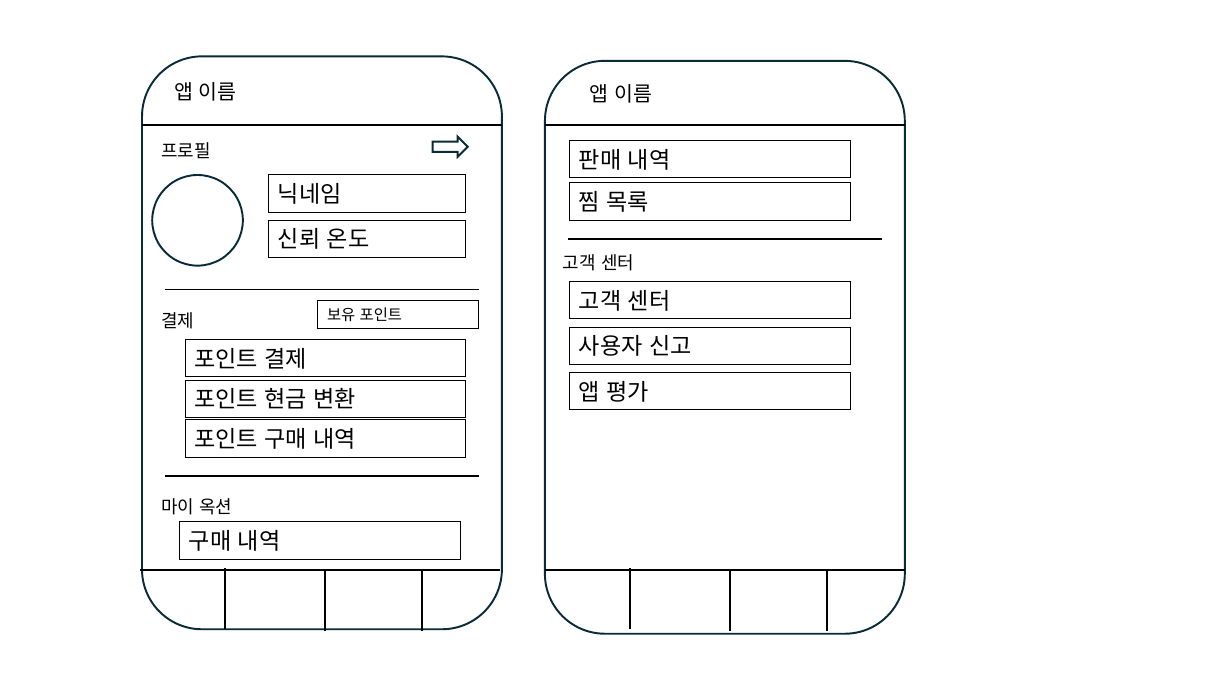
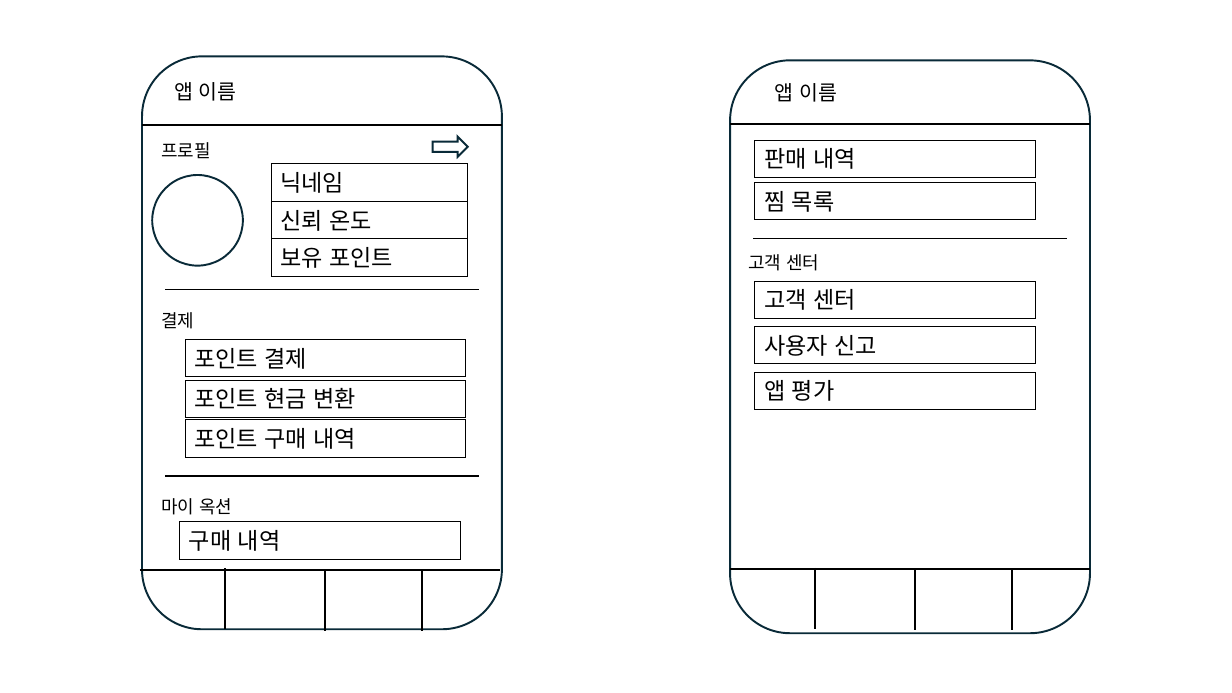
Before and after one commit to GwanII/auction_porject, a slide deck: slide 1 of Screen_degin/Screen_mypage.pptx. Drawn at 1232x693 pixels with LibreOffice and Linux fonts; fonts in the diff are those of the drawing. Boxes give left, top, right and bottom in pixels: in the first picture for what was removed or moved away, otherwise in the second. Text is boxed around its words. In the diff, an @@ line names an element or a change of style, - is before the commit and + after.

```diff
--- a/Screen_degin/Screen_mypage.pptx
+++ b/Screen_degin/Screen_mypage.pptx
@@ rectangle "닉네임": place and size @@
-rectangle "닉네임" at box(269, 175, 466, 212)
+rectangle "닉네임" at box(271, 164, 468, 201)
@@ rectangle "신뢰 온도": place and size @@
-rectangle "신뢰 온도" at box(269, 220, 466, 257)
+rectangle "신뢰 온도" at box(271, 201, 468, 238)
@@ rectangle "보유 포인트": place and size @@
-rectangle "보유 포인트" at box(318, 300, 479, 328)
+rectangle "보유 포인트" at box(271, 239, 468, 276)
@@ rectangle "보유 포인트" at box(271, 239, 468, 276): size 12 to 18 pt @@
@@ 6 lines, 5 rectangles, 2 texts, 1 rounded rectangle: place and size @@
-6 lines, 5 rectangles, 2 texts, 1 rounded rectangle at box(545, 61, 905, 634)
+6 lines, 5 rectangles, 2 texts, 1 rounded rectangle at box(730, 60, 1091, 633)
```
Also in this commit, not shown: 2 slides added, 6 other files.
